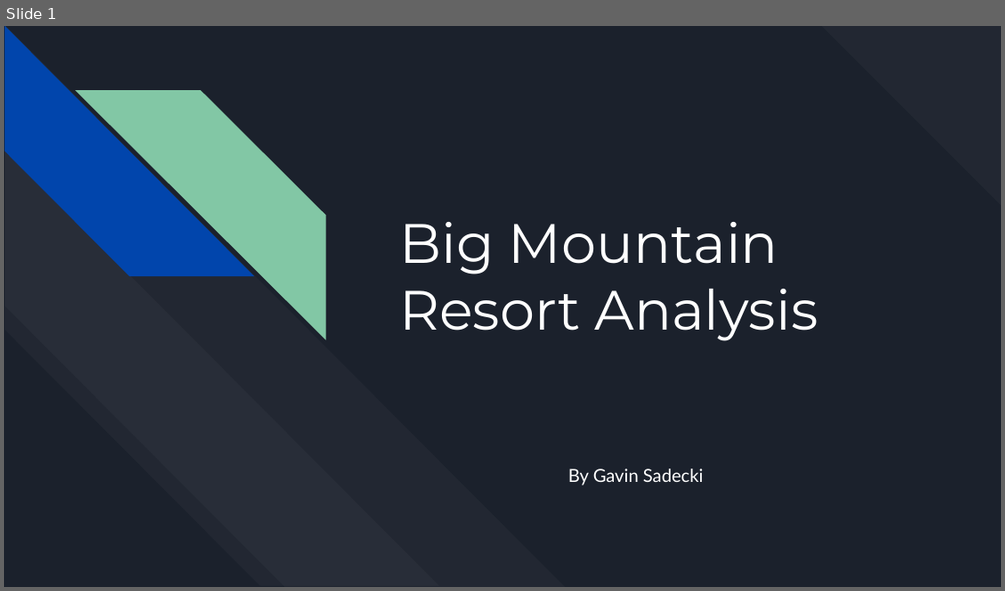
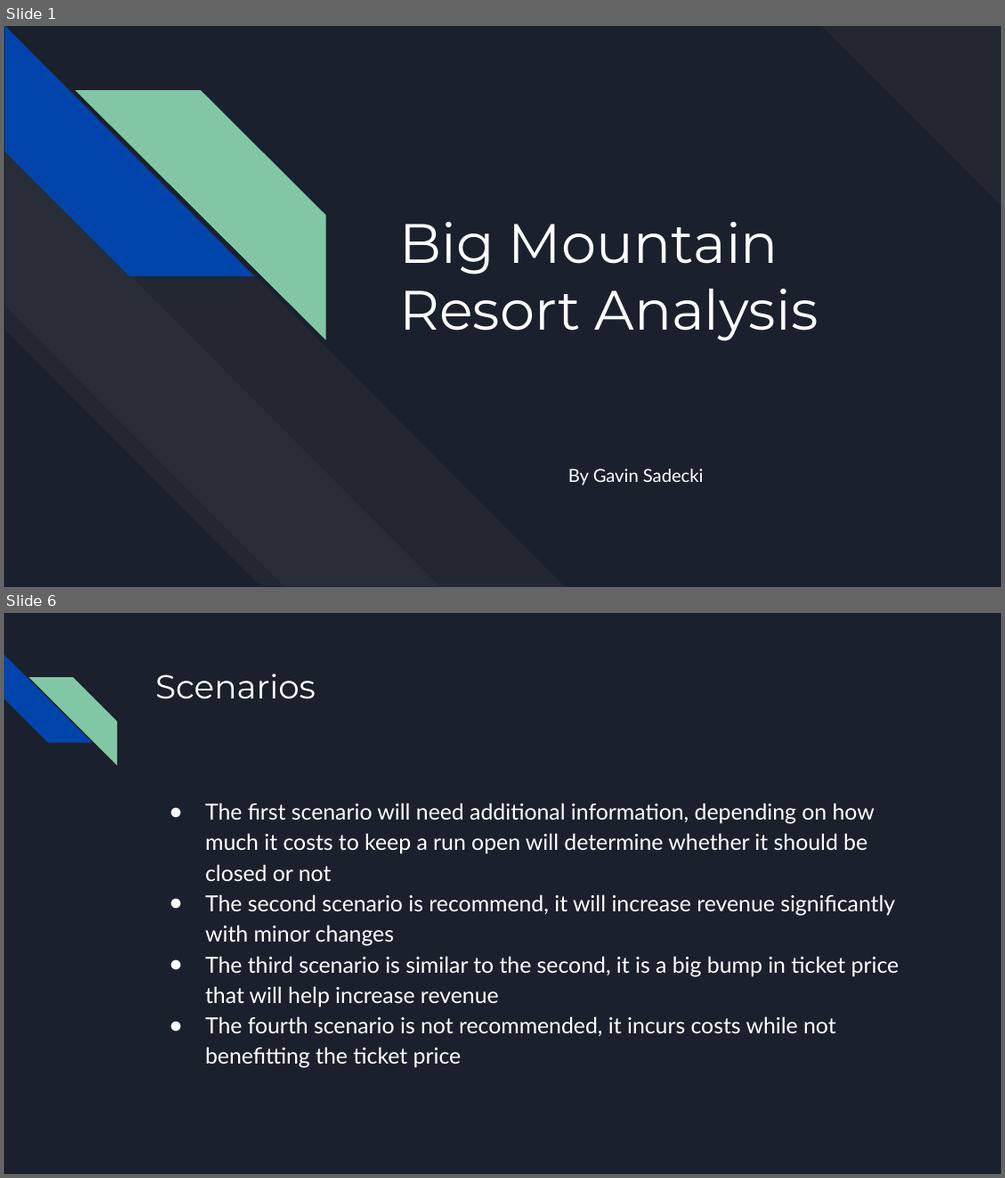
Before and after one commit to gsadecki/DataScienceGuidedCapstone, a slide deck: Guided Capstone Project Slide Deck.pptx. Shown one above the other, each under a label of ours: slide 1 before the commit, slides 1 and 6 after it; the slides between them are not shown. The pictures are 1005x591 and 1005x1178 pixels, drawn with LibreOffice and Linux fonts; fonts in the diff are those of the drawing. Boxes give left, top, right and bottom in pixels: in the first picture for what was removed or moved away, otherwise in the second. Text is boxed around its words. In the diff, an @@ line names an element or a change of style, - is before the commit and + after.

```diff
--- a/Guided Capstone Project Slide Deck.pptx
+++ b/Guided Capstone Project Slide Deck.pptx
@@ slide 6 added at bbox=[4, 613, 1001, 1174], background #1B212C @@
@@ diag stripe added at bbox=[4, 655, 92, 743], fill #0145AC @@
@@ diag stripe added at bbox=[29, 677, 117, 764], fill #82C7A5 @@
@@ title added at bbox=[155, 674, 316, 699], 24 pt, text #FFFFFF @@
+Scenarios
@@ text added at bbox=[205, 803, 899, 1068], 16 pt, text #FFFFFF @@
+● The first scenario will need additional information, depending on how much it costs to keep a run open will determine whether it should be closed or not
+● The second scenario is recommend, it will increase revenue significantly with minor changes
+● The third scenario is similar to the second, it is a big bump in ticket price that will help increase revenue
+● The fourth scenario is not recommended, it incurs costs while not benefitting the ticket price
```
Also in this commit, not shown: 4 slides changed, 2 other slides added, 2 slides removed.
